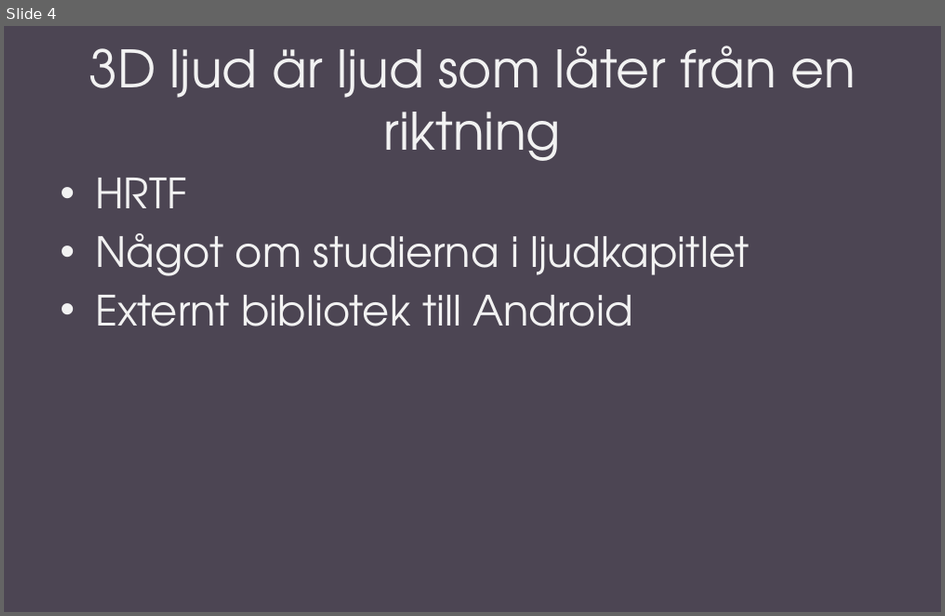
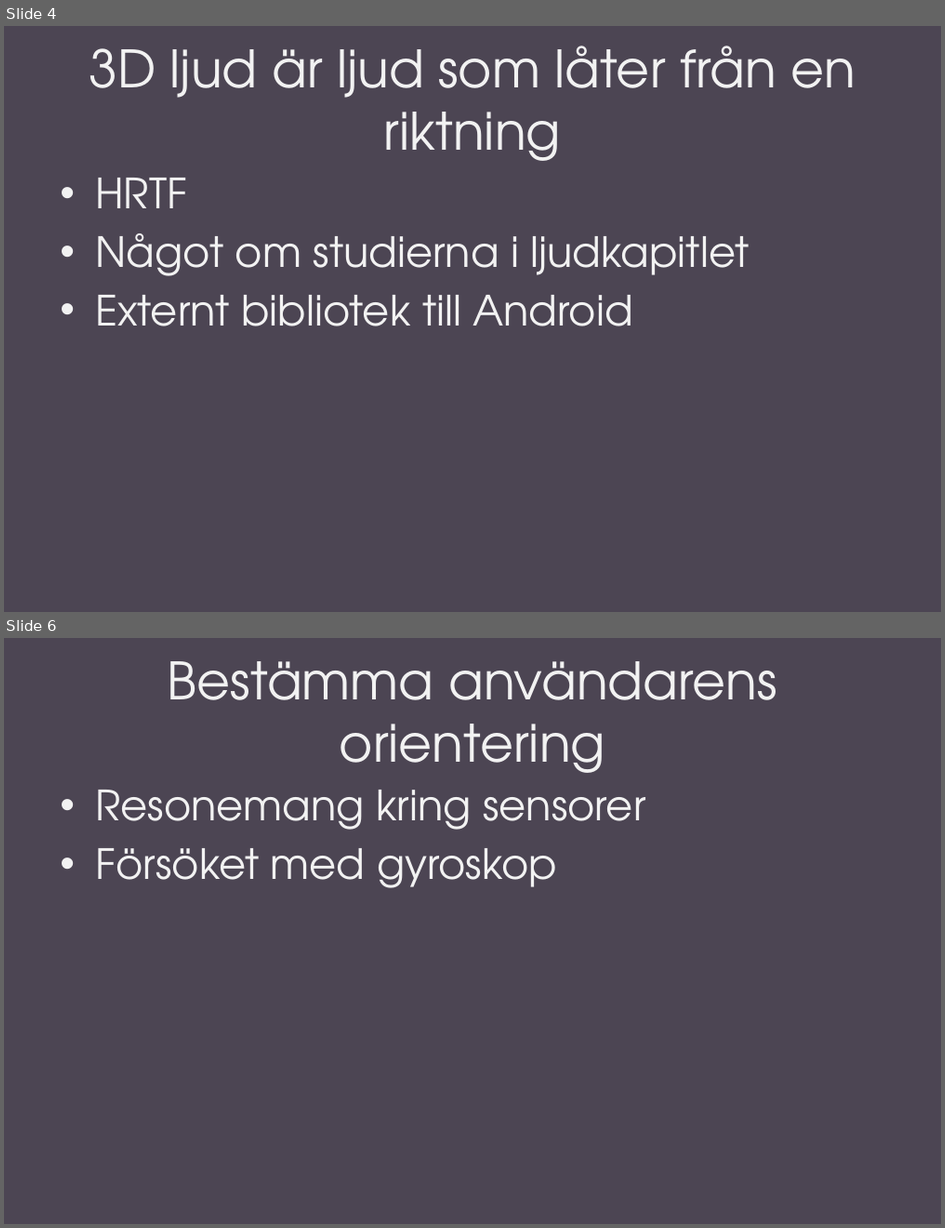
Before and after one commit to Akodiat/Ljudjagare, a slide deck: Documents/presentation/Sound-guided running.pptx. Shown one above the other, each under a label of ours: slide 4 before the commit, slides 4 and 6 after it; the slides between them are not shown. The pictures are 945x616 and 945x1228 pixels, drawn with LibreOffice and Linux fonts; fonts in the diff are those of the drawing. Boxes give left, top, right and bottom in pixels: in the first picture for what was removed or moved away, otherwise in the second. Text is boxed around its words. In the diff, an @@ line names an element or a change of style, - is before the commit and + after.

```diff
--- a/Documents/presentation/Sound-guided running.pptx
+++ b/Documents/presentation/Sound-guided running.pptx
@@ slide 6 added at (x1=4, y1=638, x2=941, y2=1224), background #4C4553 @@
@@ title added at (x1=168, y1=661, x2=778, y2=773), 39.6 pt, text #F2F2F2 @@
+Bestämma användarens orientering
@@ text added at (x1=95, y1=790, x2=646, y2=888), 32 pt, text #F2F2F2 @@
+• Resonemang kring sensorer
+• Försöket med gyroskop
```
Also in this commit, not shown: 1 slide changed, 3 other slides added, 1 other file.
